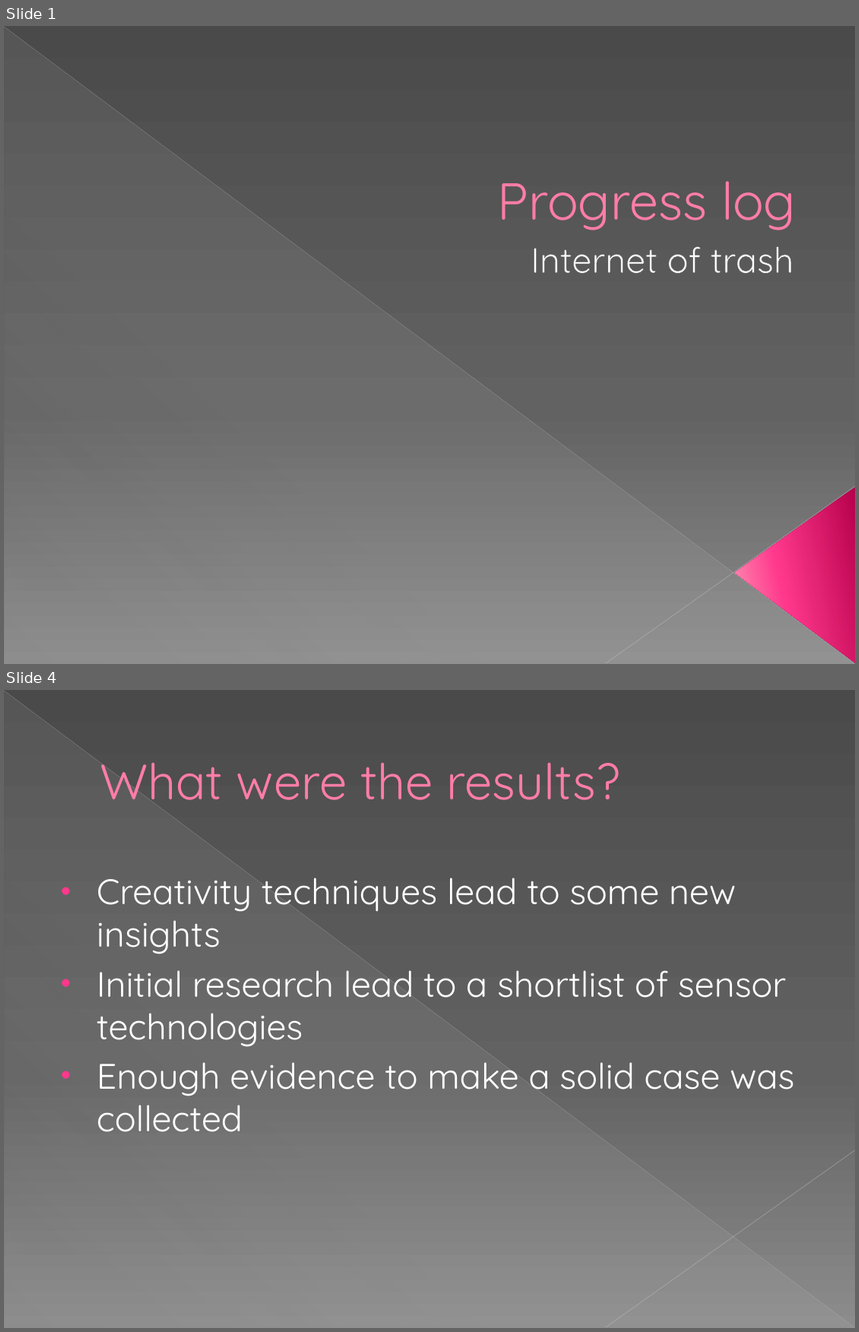
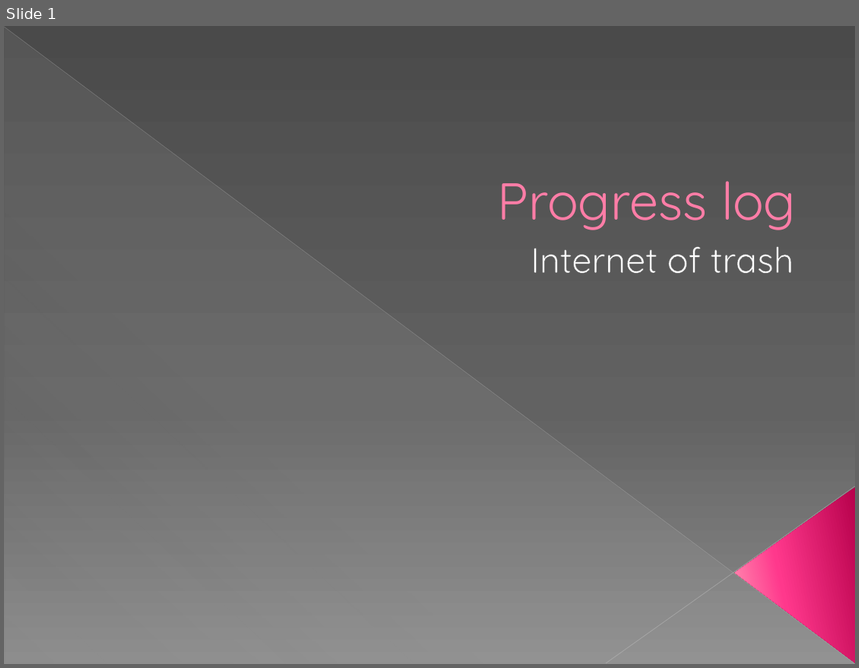
Before and after one commit to rickvanosch/InternetOfTrash, a slide deck: presentations/progress_log.pptx. Shown one above the other, each under a label of ours: slides 1 and 4 before the commit, slide 1 after it; the slides between them are not shown. The pictures are 859x1332 and 859x668 pixels, drawn with LibreOffice and Linux fonts; fonts in the diff are those of the drawing. Boxes give left, top, right and bottom in pixels: in the first picture for what was removed or moved away, otherwise in the second. Text is boxed around its words. In the diff, an @@ line names an element or a change of style, - is before the commit and + after.

```diff
--- a/presentations/progress_log.pptx
+++ b/presentations/progress_log.pptx
@@ slide 4 removed at bbox=[4, 690, 855, 1328], background gradient #4A4A4A to #626262 to #8C8C8C; not listed: 3 template elements that a slide beside it also shows @@
@@ title removed at bbox=[100, 762, 620, 800] @@
-What were the results?
@@ text removed at bbox=[97, 878, 794, 1132] @@
-• Creativity techniques lead to some new insights
-• Initial research lead to a shortlist of sensor technologies
-• Enough evidence to make a solid case was collected
```
Also in this commit, not shown: 5 slides changed, 2 slides added, 4 other slides removed.
